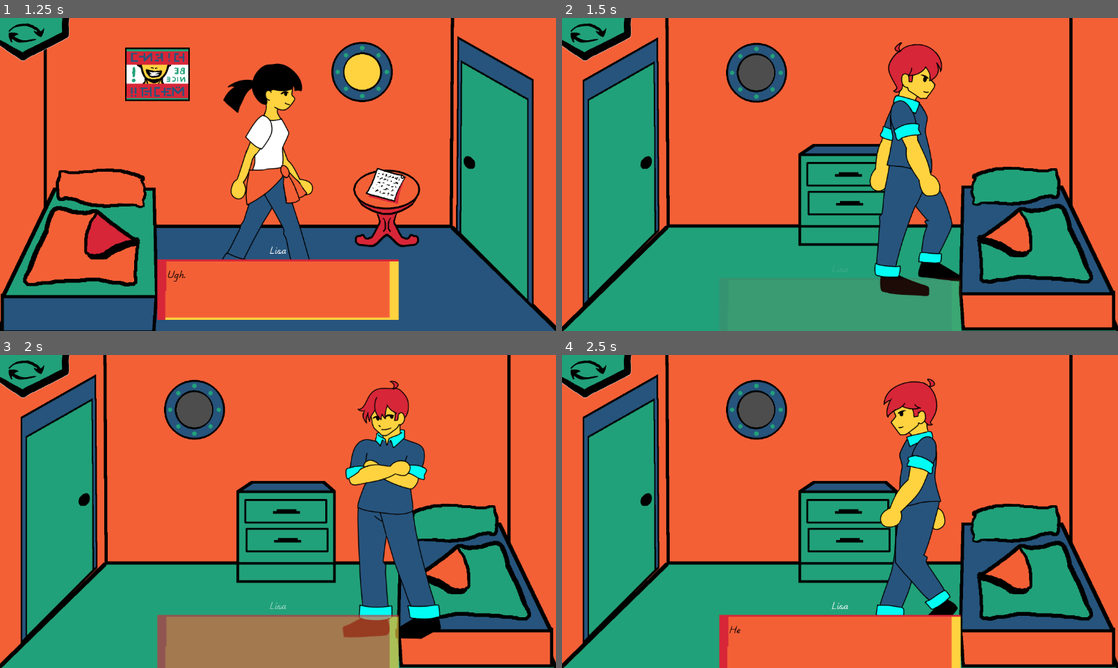
Above: before the commit, frames 1-4 (two rows, left to right).
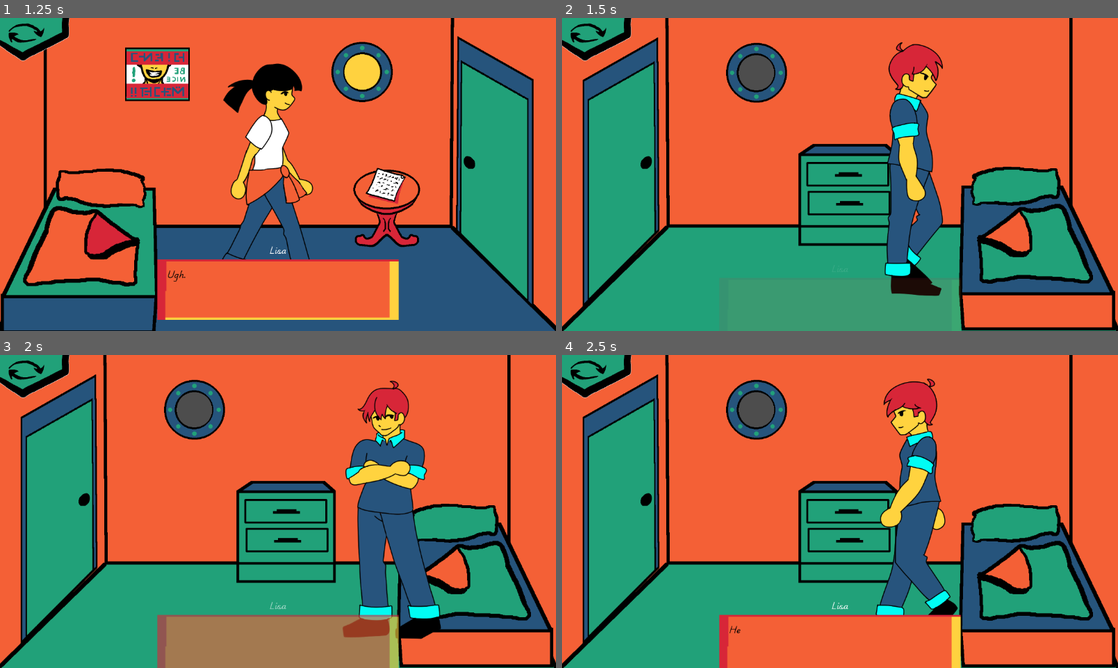
Above: after the commit, the same moments.

Repository: jame581/BrainAndGut
Game: Godot game, scene res://maps/main_level.tscn
Same seed, same stepped clock (60 frames per second), same inputs: the game is played once before the commit and once after it. This scene is started directly instead of the project's main scene. Sound files missing from this copy of the repository are replaced by a short silence.
Inputs (mouse positions are in pixels of both pictures, inside the frame that each line leads up to):
- Up to frame 1 (1.25 s): move the mouse to (383, 180) at 0.52 s; press the mouse at (383, 180) at 0.53 s
- Up to frame 2 (1.5 s): move the mouse to (1040, 180) at 1.27 s; release the mouse at (1040, 180) at 1.28 s; tap Tab (next_level) at 1.35 s; click (1040, 180) at 1.42 s
- Up to frame 3 (2 s): no input
- Up to frame 4 (2.5 s): move the mouse to (639, 517) at 2.02 s; press the mouse at (639, 517) at 2.03 s

Frame 1 is identical in both runs. In frame 2, 4.7% of the frame differs, in the area x 55-72%, y 7-89%; in frame 3, less than 0.1%; in frame 4, less than 0.1%.

Commit message:
Refactor sub level logic for register player

Diff:
--- a/project/scripts/sub_level.gd
+++ b/project/scripts/sub_level.gd
@@ -25,23 +25,7 @@
 
 	print("Activated sublevel : ", get_name())
 
-	if player_brain:
-		GameHelper.register_player(player_brain)
-		if player_brain_start_position:
-			player_brain.global_position = player_brain_start_position.global_position
-		else:
-			push_warning("Player Brain: No start position found.")
-
-		player_brain.set_movement_target(player_brain.global_position)
-		print("Registered Player Brain")
-	if player_gut:
-		GameHelper.register_player(player_gut)
-		if player_gut_start_position:
-			player_gut.global_position = player_gut_start_position.global_position
-		else:
-			push_warning("Player Gut: No start position found.")
-
-		print("Registered Player Gut")
+	register_players()
 
 	if dialog:
 		print("Dialog found")
@@ -75,3 +59,23 @@
 		play_dialogs()
 	else:
 		dialogs_played = true
+
+func register_players() -> void:
+	if player_brain:
+		GameHelper.register_player(player_brain)
+		if player_brain_start_position:
+			player_brain.global_position = player_brain_start_position.global_position
+		else:
+			push_warning("Player Brain: No start position found.")
+
+		player_brain.set_movement_target(player_brain.global_position)
+		print("Registered Player Brain")
+	if player_gut:
+		GameHelper.register_player(player_gut)
+		if player_gut_start_position:
+			player_gut.global_position = player_gut_start_position.global_position
+		else:
+			push_warning("Player Gut: No start position found.")
+
+		player_gut.set_movement_target(player_gut.global_position)
+		print("Registered Player Gut")
